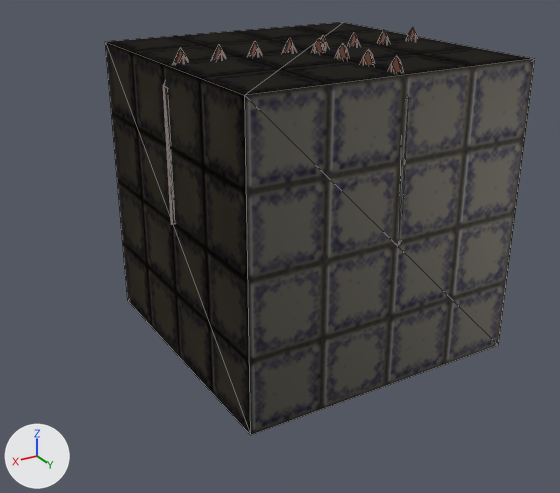
One commit to the glTF model assets/ground.glb: the scene before it, then after it.
Rendered twice from a 50 mm camera at (2.78, 4.3, 1.81) aimed at (0.51, 0.52, -0.08). Arrows for +X, +Y and +Z are at lower left; the lights stay in place. Mesh edges are drawn as thin lines. Vertices at the same position are counted once.

Objects in the first picture: 'Fence_angle', 'grass_dark'.
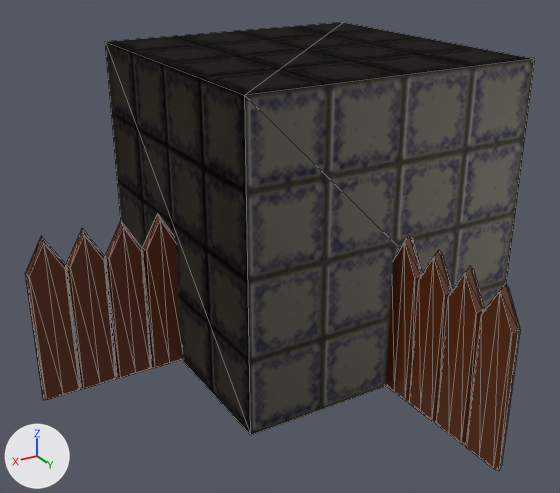
Edits to the bpy script that builds the scene:
```text
Change me_cube_002:
    used by ob_fence_angle; location = (0.0, 0.0, 0.0)
    remove me_cube_002.from_pydata(...)  # 144 vertices, 256 faces; spans x -0.062..1.007, y -0.033..1.0, z -0.012..1.083
    add me_cube_002.from_pydata(...)  # 286 vertices, 512 faces; spans x -0.06..1.94, y -0.035..1.968, z -1.012..0.083
    me_cube_002 part 1: the loose piece of 18 vertices spanning x -0.062..0.005, y 0.754..1.0, z -0.012..1.083 is moved by (0.001, -0.034, -1.0)
    me_cube_002 part 2: the loose piece of 18 vertices spanning x -0.062..0.005, y 0.495..0.742, z -0.012..1.083 is moved by (0.001, -0.026, -1.0)
    me_cube_002 part 3: the loose piece of 18 vertices spanning x -0.062..0.005, y 0.237..0.483, z -0.012..1.083 is moved by (0.001, -0.02, -1.0)
    me_cube_002 part 4: the loose piece of 18 vertices spanning x -0.062..0.005, y -0.022..0.224, z -0.012..1.083 is moved by (0.001, -0.013, -1.0)
    me_cube_002 part 5: the loose piece of 18 vertices spanning x 0.006..0.252, y -0.033..0.033, z -0.012..1.083 is turned -90 degrees about the z axis through its middle, then moved by (-0.157, 1.844, -1.0)
    me_cube_002 part 6: the loose piece of 18 vertices spanning x 0.509..0.755, y -0.033..0.033, z -0.012..1.083 is turned -90 degrees about the z axis through its middle, then moved by (-0.66, 1.592, -1.0)
    me_cube_002 part 7: the loose piece of 18 vertices spanning x -0.062..0.005, y 0.754..1.0, z -0.012..1.083 is copied, and the copy is moved by (0.001, 0.465, -1.0); it spans x -0.06..0.004, y 1.218..1.465, z -1.012..0.083
    me_cube_002 part 8: the loose piece of 18 vertices spanning x -0.062..0.005, y 0.754..1.0, z -0.012..1.083 is copied, and the copy is moved by (0.001, 0.212, -1.0); it spans x -0.06..0.004, y 0.966..1.213, z -1.012..0.083
    me_cube_002 part 9: the loose piece of 18 vertices spanning x 0.258..0.504, y -0.033..0.033, z -0.012..1.083 is scaled about its middle by (0.975, 1, 1), then moved by (-0.255, 0.0, -1.0)
    me_cube_002 part 10: the loose piece of 18 vertices spanning x 0.761..1.007, y -0.033..0.033, z -0.012..1.083 is scaled about its middle by (0.975, 1, 1), then moved by (-0.517, 0.0, -1.0)
    me_cube_002 part 11: the loose piece of 18 vertices spanning x 0.761..1.007, y -0.033..0.033, z -0.012..1.083 is copied, and the copy is scaled about its middle by (0.975, 1, 1), then moved by (0.45, 0.0, -1.0); it spans x 1.214..1.454, y -0.033..0.033, z -1.012..0.083
    me_cube_002 part 12: the loose piece of 18 vertices spanning x 0.761..1.007, y -0.033..0.033, z -0.012..1.083 is copied, and the copy is scaled about its middle by (0.975, 1, 1), then moved by (0.694, 0.0, -1.0); it spans x 1.457..1.697, y -0.033..0.033, z -1.012..0.083
    me_cube_002 part 13: the loose piece of 18 vertices spanning x 0.761..1.007, y -0.033..0.033, z -0.012..1.083 is copied, and the copy is scaled about its middle by (0.975, 1, 1), then moved by (0.936, 0.0, -1.0); it spans x 1.7..1.94, y -0.033..0.033, z -1.012..0.083
    me_cube_002 part 14: a new loose piece of 34 vertices spanning x 0.731..1.212, y -0.033..0.033, z -1.012..0.083, in mat_fence (brown #592500)
```

Where the change shows, as pixel boxes [x1, y1, x2, y2] in the pictures (560 x 493 px; the box of a moved part takes in the faces that stretch with it):
'Fence_angle', reshaped (101% wider, 30% taller): before [163, 38, 409, 235]; after [25, 214, 521, 471]
part 1 of me_cube_002, moved or reshaped (not visible afterwards): before [388, 56, 409, 235]
part 2 of me_cube_002, moved or reshaped (not visible afterwards): before [361, 49, 375, 65]
part 3 of me_cube_002, moved or reshaped (not visible afterwards): before [335, 44, 349, 58]
part 4 of me_cube_002, moved or reshaped (not visible afterwards): before [312, 38, 325, 52]
part 5 of me_cube_002, moved or reshaped: before [283, 38, 296, 52]; after [466, 283, 521, 471]
part 6 of me_cube_002, moved or reshaped: before [212, 44, 225, 59]; after [436, 266, 485, 445]
part 7 of me_cube_002, added (brown): after [409, 250, 452, 423]
part 8 of me_cube_002, added (brown): after [386, 235, 423, 402]
part 9 of me_cube_002, moved or reshaped (not visible afterwards): before [248, 42, 261, 56]
part 10 of me_cube_002, moved or reshaped (not visible afterwards): before [163, 48, 187, 225]
part 11 of me_cube_002, added (brown): after [105, 221, 151, 378]
part 12 of me_cube_002, added (brown): after [66, 228, 117, 389]
part 13 of me_cube_002, added (brown): after [25, 236, 80, 400]
part 14 of me_cube_002, added (brown): after [142, 214, 182, 368]
